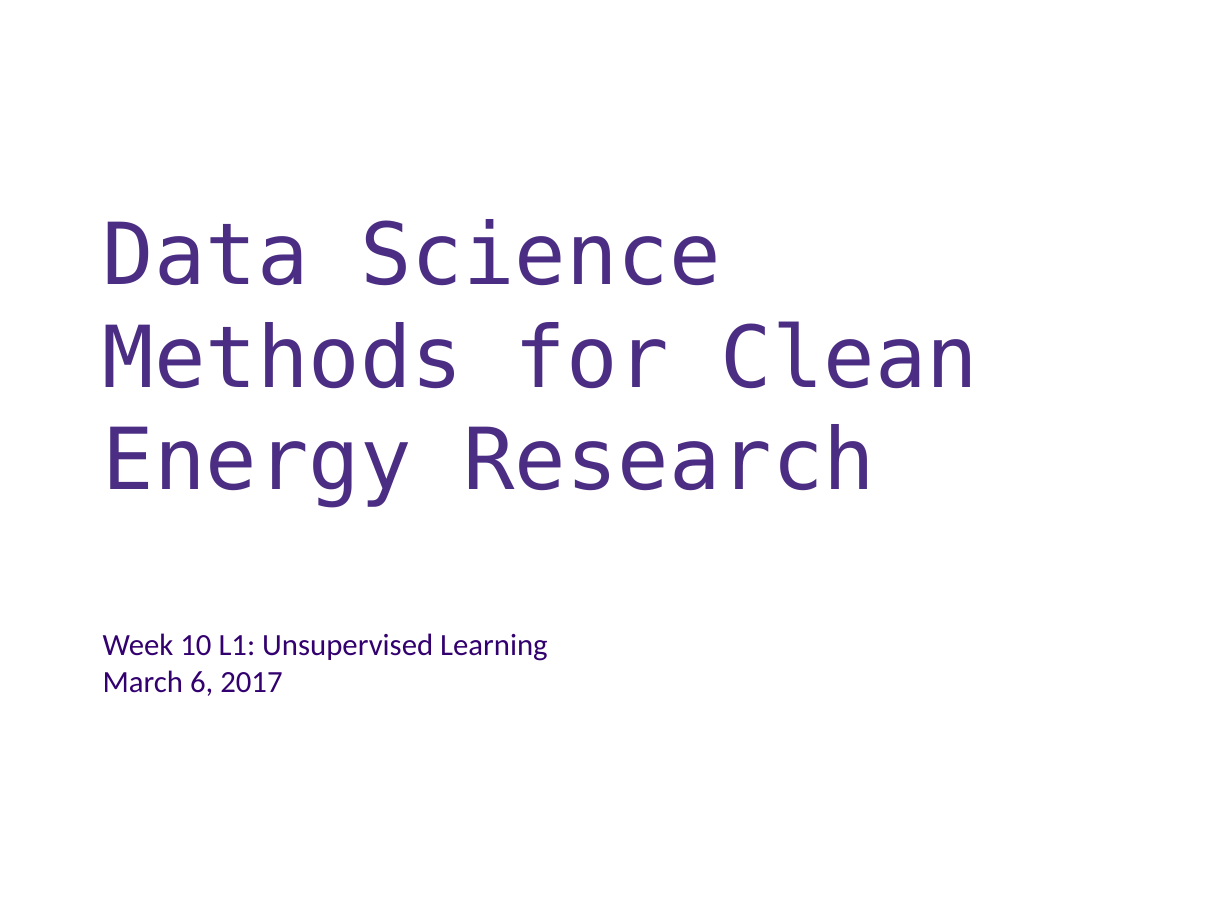
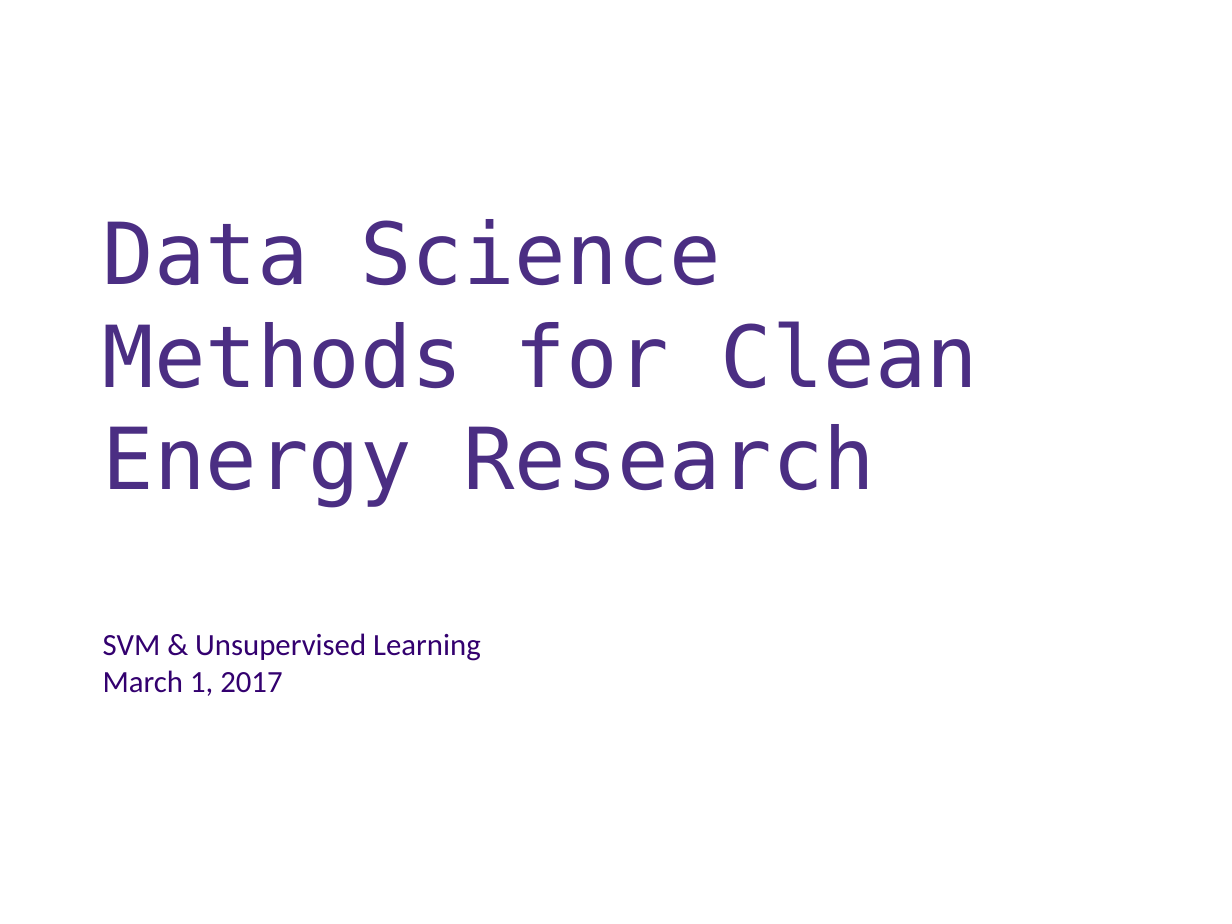
Before and after one commit to UWDIRECT/UWDIRECT.github.io, a slide deck: slide 1 of Wi18_content/DSMCER/L13.SVM_Unsupervised.pptx. Drawn at 1232x924 pixels with LibreOffice and Linux fonts; fonts in the diff are those of the drawing; background and template pictures are left out. Boxes give left, top, right and bottom in pixels: in the first picture for what was removed or moved away, otherwise in the second. Text is boxed around its words. In the diff, an @@ line names an element or a change of style, - is before the commit and + after.

```diff
--- a/Wi18_content/DSMCER/L13.SVM_Unsupervised.pptx
+++ b/Wi18_content/DSMCER/L13.SVM_Unsupervised.pptx
@@ text at (x1=103, y1=633, x2=481, y2=696): text changed @@
-Week 10 L1: Unsupervised Learning
-March 6, 2017
+SVM & Unsupervised Learning
+March 1, 2017
```
Also in this commit, not shown: 1 other slide changed, 9 slides added.
